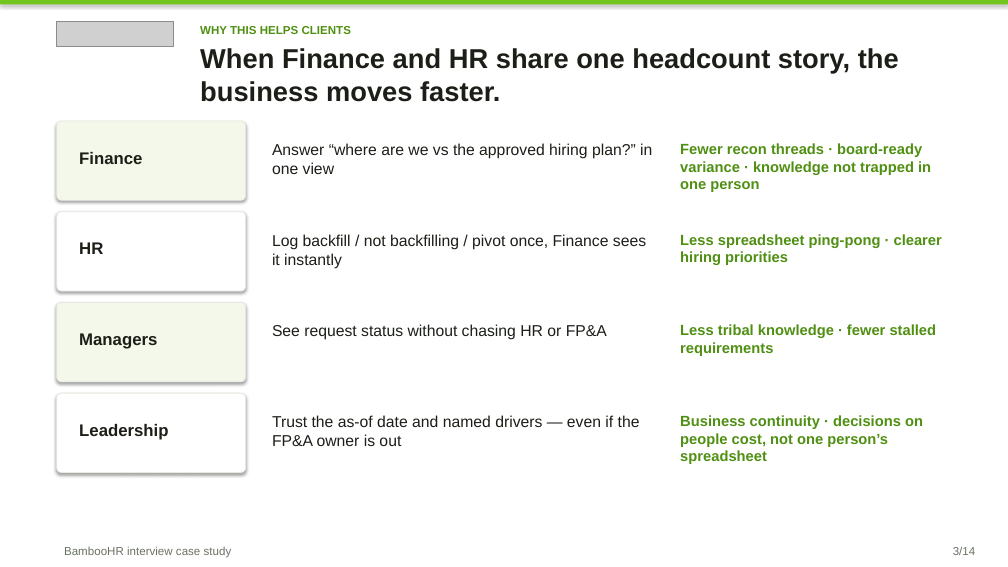
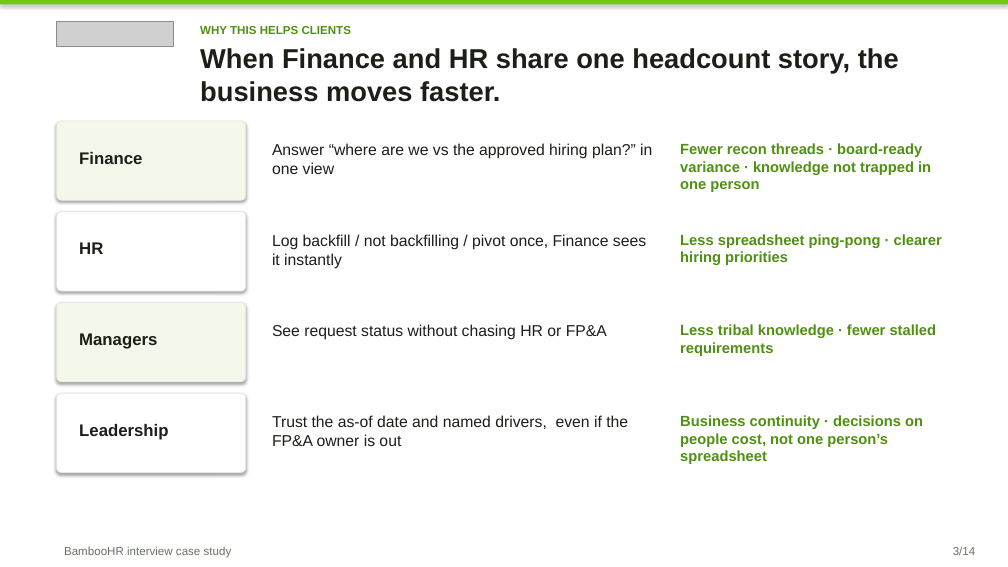
Before and after one commit to Brigdawg/Headcount-Reconciliation, a slide deck: slide 3 of deck/Headcount_Control_Tower_Case_Study.pptx. Drawn at 1008x567 pixels with LibreOffice and Linux fonts; fonts in the diff are those of the drawing; grey boxes stand for pictures. Boxes give left, top, right and bottom in pixels: in the first picture for what was removed or moved away, otherwise in the second. Text is boxed around its words. In the diff, an @@ line names an element or a change of style, - is before the commit and + after.

```diff
--- a/deck/Headcount_Control_Tower_Case_Study.pptx
+++ b/deck/Headcount_Control_Tower_Case_Study.pptx
@@ text at [272, 415, 628, 446]: text changed @@
-Trust the as-of date and named drivers — even if the FP&A owner is out
+Trust the as-of date and named drivers, even if the FP&A owner is out
```
Also in this commit, not shown: 7 other slides changed.
